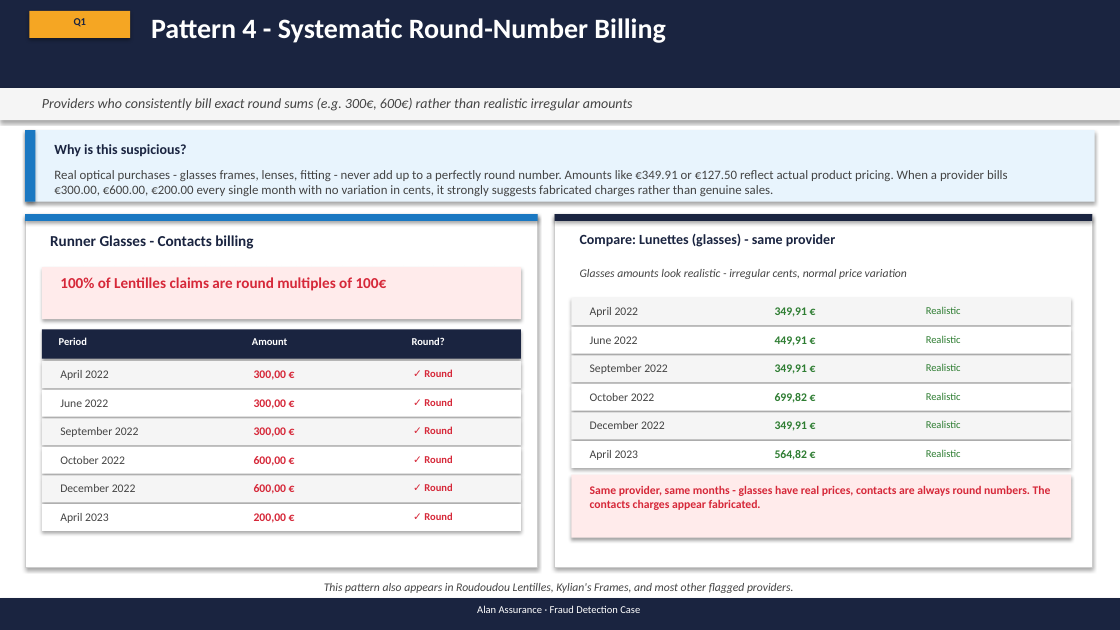
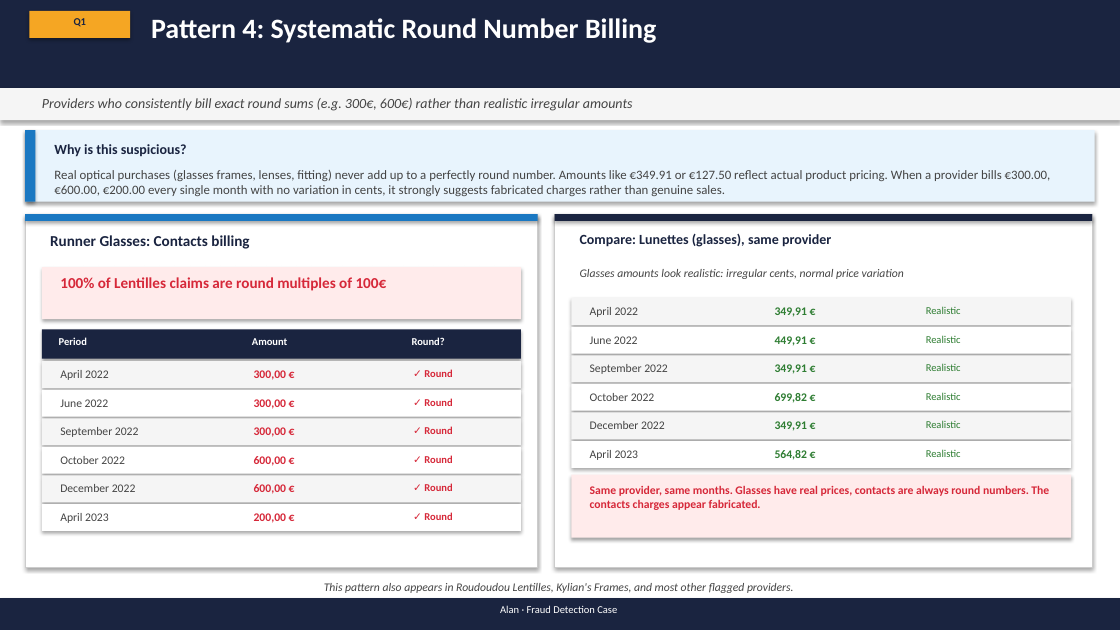
Before and after one commit to MaxwellM34/InsuranceFraudDetection, a slide deck: slide 8 of fraud_ops_presentation_updated.pptx. Drawn at 1120x630 pixels with LibreOffice and Linux fonts; fonts in the diff are those of the drawing. Boxes give left, top, right and bottom in pixels: in the first picture for what was removed or moved away, otherwise in the second. Text is boxed around its words. In the diff, an @@ line names an element or a change of style, - is before the commit and + after.

Commit message:
update presentation

```diff
--- a/fraud_ops_presentation_updated.pptx
+++ b/fraud_ops_presentation_updated.pptx
@@ text at bbox=[151, 18, 656, 43]: text changed @@
-Pattern 4 - Systematic Round-Number Billing
+Pattern 4: Systematic Round Number Billing
@@ text at bbox=[54, 170, 1051, 196]: text changed @@
-Real optical purchases - glasses frames, lenses, fitting - never add up to a perfectly round number. Amounts like €349.91 or €127.50 reflect actual product pricing. When a provider bills €300.00, €600.00, €200.00 every single month with no variation in cents, it strongly suggests fabricated charges rather than genuine sales.
+Real optical purchases (glasses frames, lenses, fitting) never add up to a perfectly round number. Amounts like €349.91 or €127.50 reflect actual product pricing. When a provider bills €300.00, €600.00, €200.00 every single month with no variation in cents, it strongly suggests fabricated charges rather than genuine sales.
@@ text at bbox=[50, 235, 249, 249]: text changed @@
-Runner Glasses - Contacts billing
+Runner Glasses: Contacts billing
@@ text at bbox=[580, 234, 831, 247]: text changed @@
-Compare: Lunettes (glasses) - same provider
+Compare: Lunettes (glasses), same provider
@@ text at bbox=[580, 269, 904, 279]: text changed @@
-Glasses amounts look realistic - irregular cents, normal price variation
+Glasses amounts look realistic: irregular cents, normal price variation
@@ text at bbox=[590, 486, 1049, 510]: text changed @@
-Same provider, same months - glasses have real prices, contacts are always round numbers. The contacts charges appear fabricated.
+Same provider, same months. Glasses have real prices, contacts are always round numbers. The contacts charges appear fabricated.
@@ text at bbox=[500, 605, 617, 613]: text changed @@
-Alan Assurance · Fraud Detection Case
+Alan · Fraud Detection Case
```
Also in this commit, not shown: 12 other slides changed, 1 other file.
